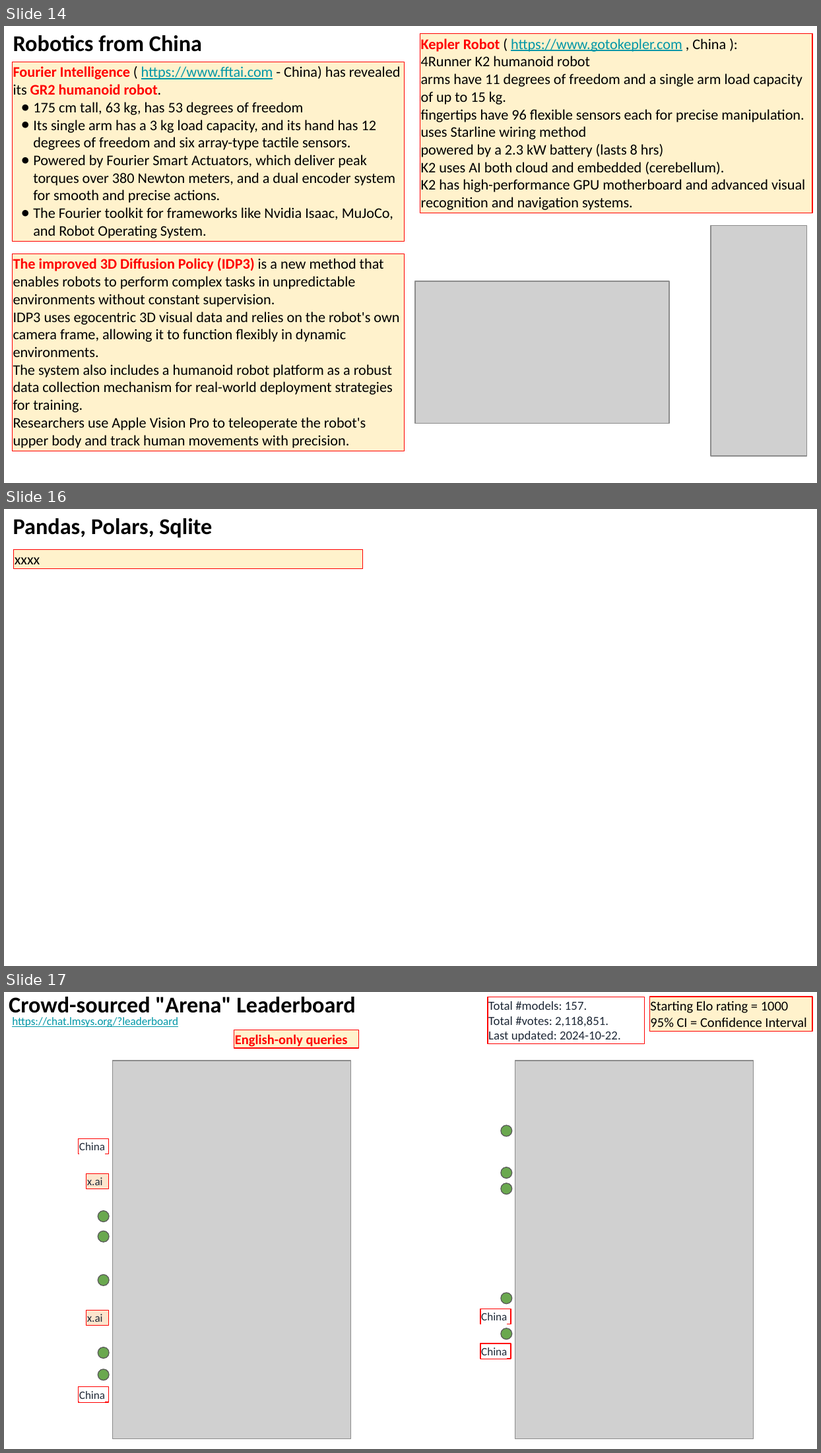
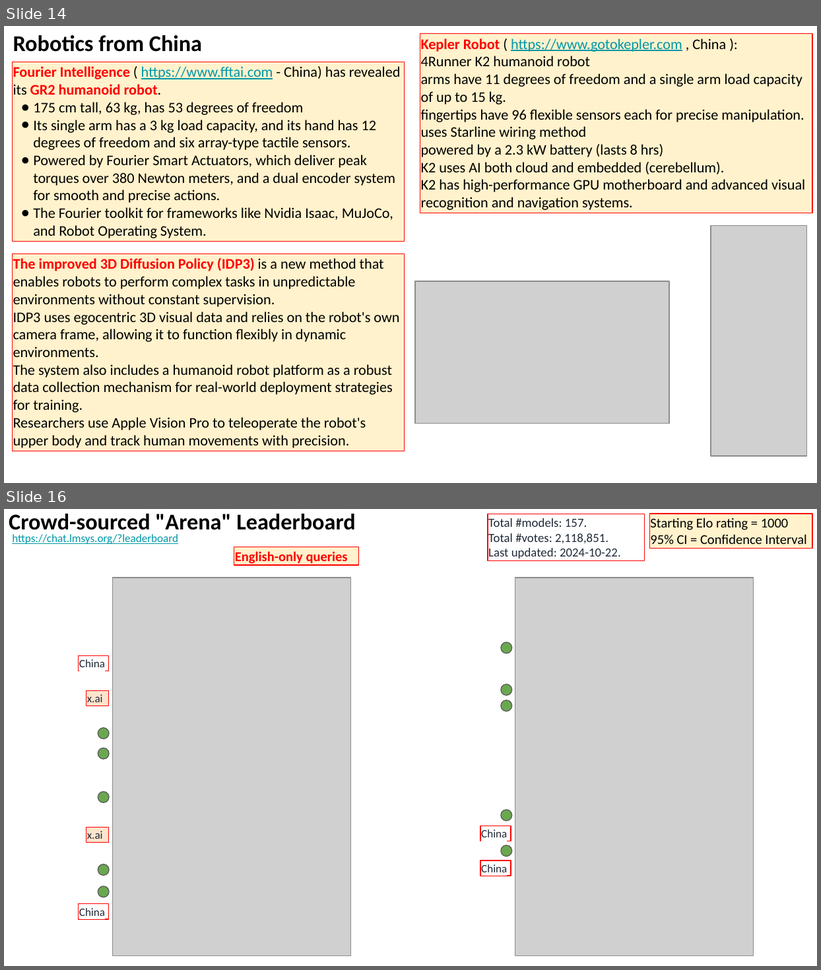
Before and after one commit to lselector/seminar, a slide deck: 2024/2024-10-25-AI-Updates.pptx. Shown one above the other, each under a label of ours: slides 14, 16 and 17 before the commit, slides 14 and 16 after it; the slides between them are not shown. The pictures are 821x1453 and 821x970 pixels, drawn with LibreOffice and Linux fonts; fonts in the diff are those of the drawing; grey boxes stand for pictures. Boxes give left, top, right and bottom in pixels: in the first picture for what was removed or moved away, otherwise in the second. Text is boxed around its words. In the diff, an @@ line names an element or a change of style, - is before the commit and + after.

```diff
--- a/2024/2024-10-25-AI-Updates.pptx
+++ b/2024/2024-10-25-AI-Updates.pptx
@@ slide 16 removed at (x1=4, y1=509, x2=817, y2=966), background #FFFFFF @@
@@ text removed at (x1=13, y1=518, x2=212, y2=538) @@
-Pandas, Polars, Sqlite
@@ rectangle removed at (x1=14, y1=550, x2=364, y2=569) @@
-xxxx
@@ what was slide 17 is now slide 16 @@
```
Also in this commit, not shown: 5 slides changed, 1 slide added, 1 other slide removed.
